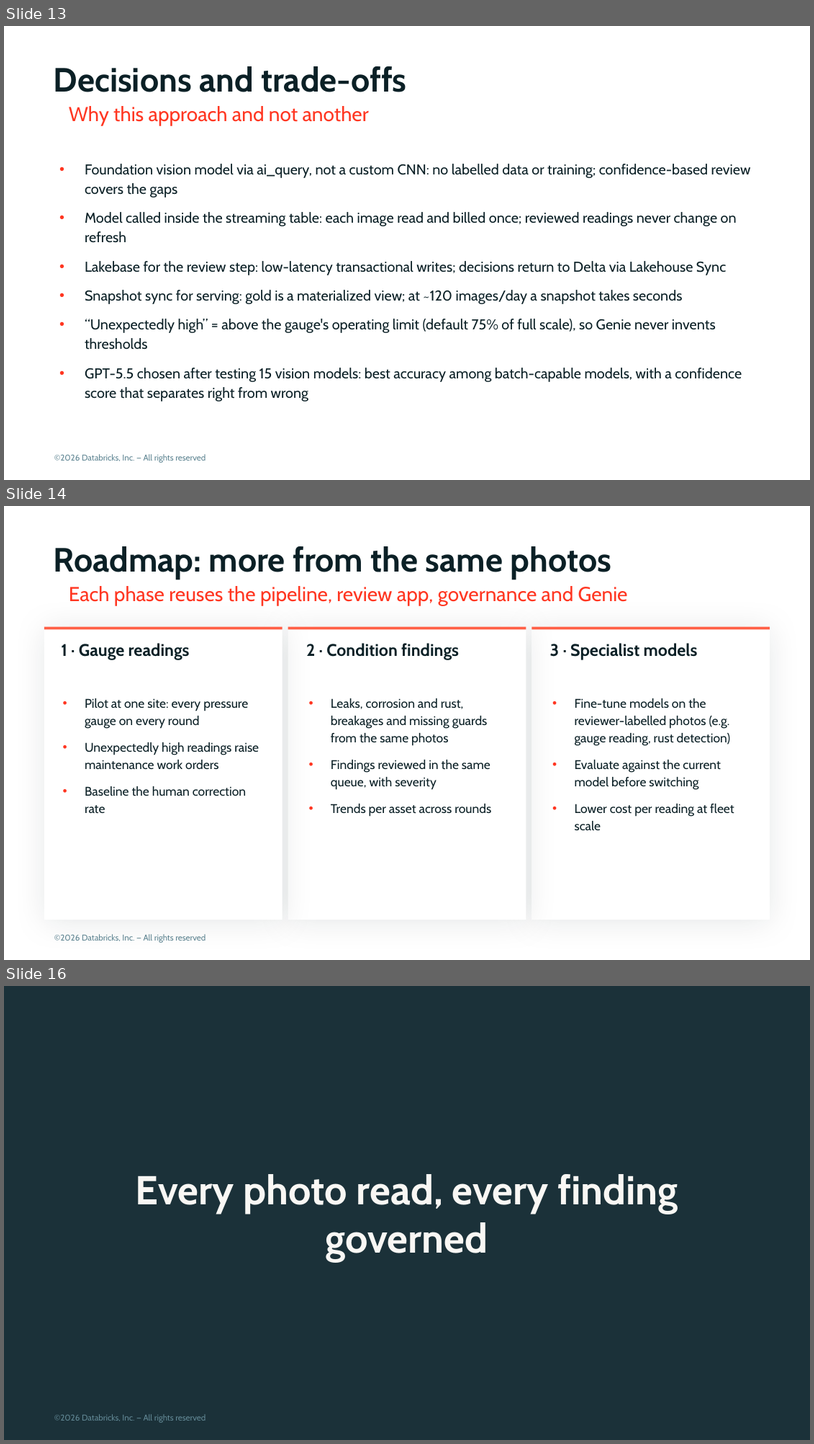
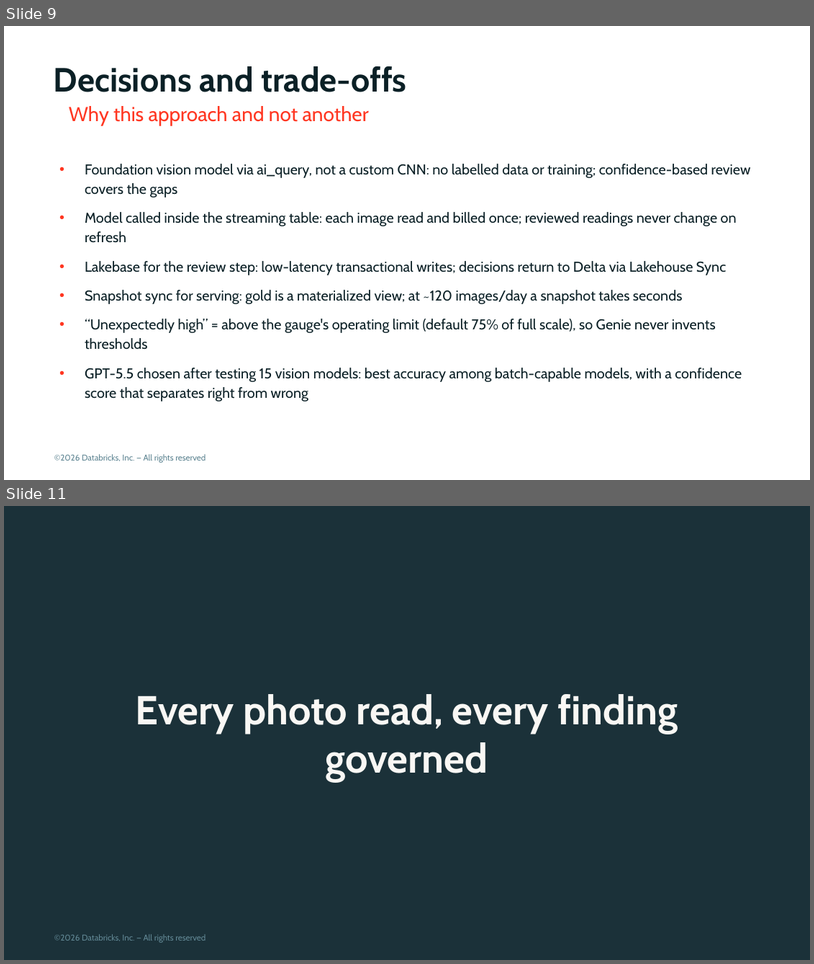
Before and after one commit to admitrewski/pressure-gauge-reader, a slide deck: deck/pressure-gauge-reader.pptx. Shown one above the other, each under a label of ours: slides 13, 14 and 16 before the commit, slides 9 and 11 after it; the slides between them are not shown. The pictures are 814x1444 and 814x964 pixels, drawn with LibreOffice and Linux fonts; fonts in the diff are those of the drawing; background and template pictures are left out. Boxes give left, top, right and bottom in pixels: in the first picture for what was removed or moved away, otherwise in the second. Text is boxed around its words. In the diff, an @@ line names an element or a change of style, - is before the commit and + after.

```diff
--- a/deck/pressure-gauge-reader.pptx
+++ b/deck/pressure-gauge-reader.pptx
@@ slide 14 removed at bbox=[4, 506, 810, 960], background #FFFFFF; not listed: 1 template element that a slide beside it also shows @@
@@ title removed at bbox=[54, 546, 612, 579] @@
-Roadmap: more from the same photos
@@ text removed at bbox=[69, 586, 628, 605] @@
-Each phase reuses the pipeline, review app, governance and Genie
@@ rectangle removed at bbox=[44, 627, 283, 920] @@
@@ rectangle removed at bbox=[44, 627, 283, 630] @@
@@ rectangle removed at bbox=[288, 627, 527, 920] @@
@@ rectangle removed at bbox=[288, 627, 527, 630] @@
@@ rectangle removed at bbox=[532, 627, 771, 920] @@
@@ rectangle removed at bbox=[532, 627, 771, 630] @@
@@ subtitle removed at bbox=[61, 643, 190, 660] @@
-1 · Gauge readings
@@ subtitle removed at bbox=[306, 643, 459, 660] @@
-2 · Condition findings
@@ subtitle removed at bbox=[550, 643, 698, 660] @@
-3 · Specialist models
@@ text removed at bbox=[85, 698, 259, 813] @@
-• Pilot at one site: every pressure gauge on every round
-• Unexpectedly high readings raise maintenance work orders
-• Baseline the human correction rate
@@ text removed at bbox=[331, 698, 491, 816] @@
-• Leaks, corrosion and rust, breakages and missing guards from the same photos
-• Findings reviewed in the same queue, with severity
-• Trends per asset across rounds
@@ text removed at bbox=[575, 698, 735, 830] @@
-• Fine-tune models on the reviewer-labelled photos (e.g. gauge reading, rust detection)
-• Evaluate against the current model before switching
-• Lower cost per reading at fleet scale
@@ what was slide 13 is now slide 9 @@
@@ what was slide 16 is now slide 11 @@
```
Also in this commit, not shown: 4 slides changed, 4 other slides removed, 3 other files.
